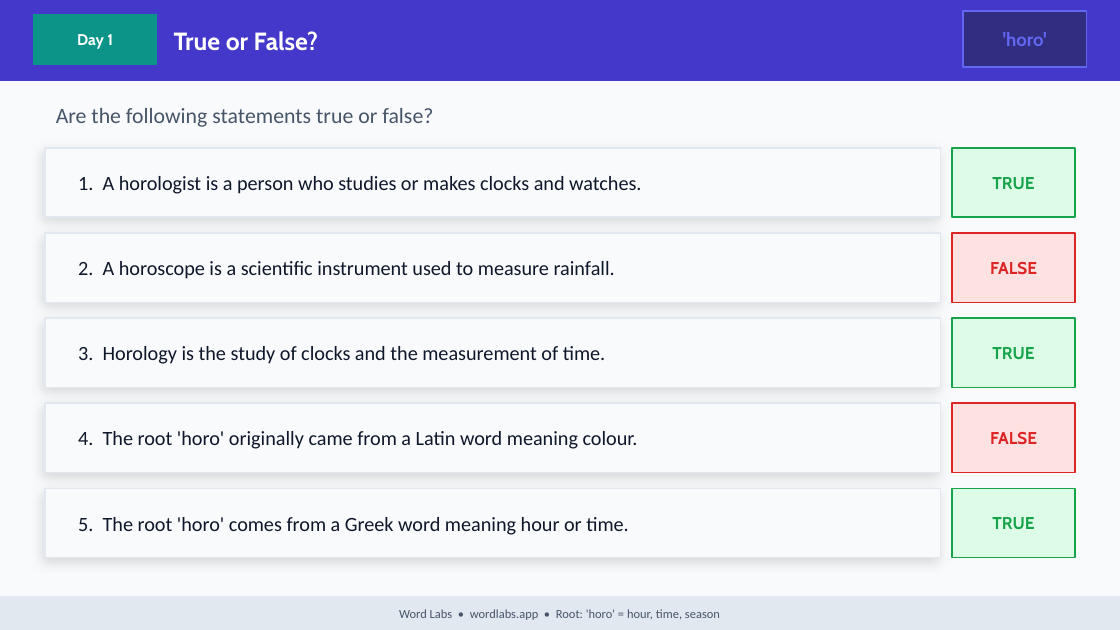
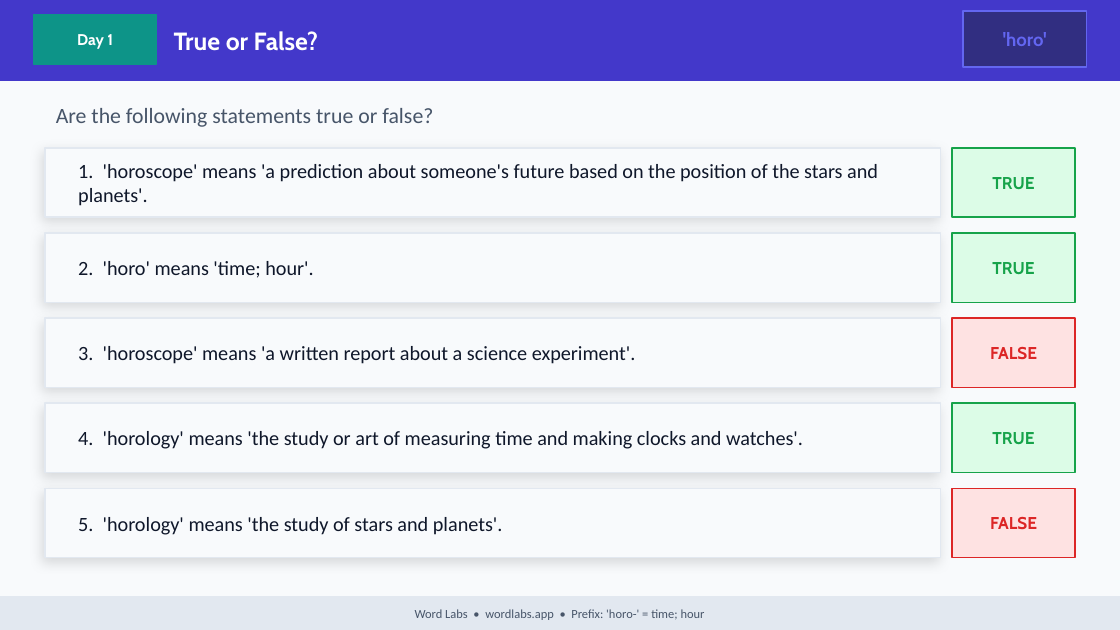
Before and after one commit to NickD135/morphology-builder, a slide deck: slide 5 of output/wordlabs-horo-3day.pptx. Drawn at 1120x630 pixels with LibreOffice and Linux fonts; fonts in the diff are those of the drawing. Boxes give left, top, right and bottom in pixels: in the first picture for what was removed or moved away, otherwise in the second. Text is boxed around its words. In the diff, an @@ line names an element or a change of style, - is before the commit and + after.

Commit message:
fix(deck-accuracy): type-override combining forms (tele/photo/chrono/horo as prefixes), skip non-morpheme 'remove'
tele(22)/photo(8)/chrono(6)/horo(3) were real prefixes mislisted as base decks — building them
as prefix content (keeping base filenames) generates them from existing words, zero new content.
remove=re+move is not a morpheme; skipped. 4 decks reclaimed free.

```diff
--- a/output/wordlabs-horo-3day.pptx
+++ b/output/wordlabs-horo-3day.pptx
@@ text at [78,164,878,206]: text changed @@
-1. A horologist is a person who studies or makes clocks and watches.
+1. 'horoscope' means 'a prediction about someone's future based on the position of the stars and planets'.
@@ rectangle at [952,233,1075,302]: fill #FEE2E2 to #DCFCE7; outline #DC2626 1 pt to #16A34A 1 pt @@
@@ text "TRUE": place and size @@
-text "TRUE" at [992,347,1034,359]
+text "TRUE" at [992,262,1034,274]
@@ text at [78,261,313,278]: text changed @@
-2. A horoscope is a scientific instrument used to measure rainfall.
+2. 'horo' means 'time; hour'.
@@ rectangle at [952,318,1075,388]: fill #DCFCE7 to #FEE2E2; outline #16A34A 1 pt to #DC2626 1 pt @@
@@ text "FALSE": place and size @@
-text "FALSE" at [990,262,1037,274]
+text "FALSE" at [990,347,1037,359]
@@ text at [78,346,636,364]: text changed @@
-3. Horology is the study of clocks and the measurement of time.
+3. 'horoscope' means 'a written report about a science experiment'.
@@ rectangle at [952,403,1075,473]: fill #FEE2E2 to #DCFCE7; outline #DC2626 1 pt to #16A34A 1 pt @@
@@ text "TRUE": place and size @@
-text "TRUE" at [992,517,1034,529]
+text "TRUE" at [992,432,1034,444]
@@ text at [78,431,803,449]: text changed @@
-4. The root 'horo' originally came from a Latin word meaning colour.
+4. 'horology' means 'the study or art of measuring time and making clocks and watches'.
@@ rectangle at [952,488,1075,558]: fill #DCFCE7 to #FEE2E2; outline #16A34A 1 pt to #DC2626 1 pt @@
@@ text "FALSE": place and size @@
-text "FALSE" at [990,432,1037,444]
+text "FALSE" at [990,517,1037,529]
@@ text at [78,517,503,535]: text changed @@
-5. The root 'horo' comes from a Greek word meaning hour or time.
+5. 'horology' means 'the study of stars and planets'.
@@ text at [415,609,705,620]: text changed @@
-Word Labs • wordlabs.app • Root: 'horo' = hour, time, season
+Word Labs • wordlabs.app • Prefix: 'horo-' = time; hour
```
Also in this commit, not shown: 26 other slides changed, 8 slides removed, 6 other files.
